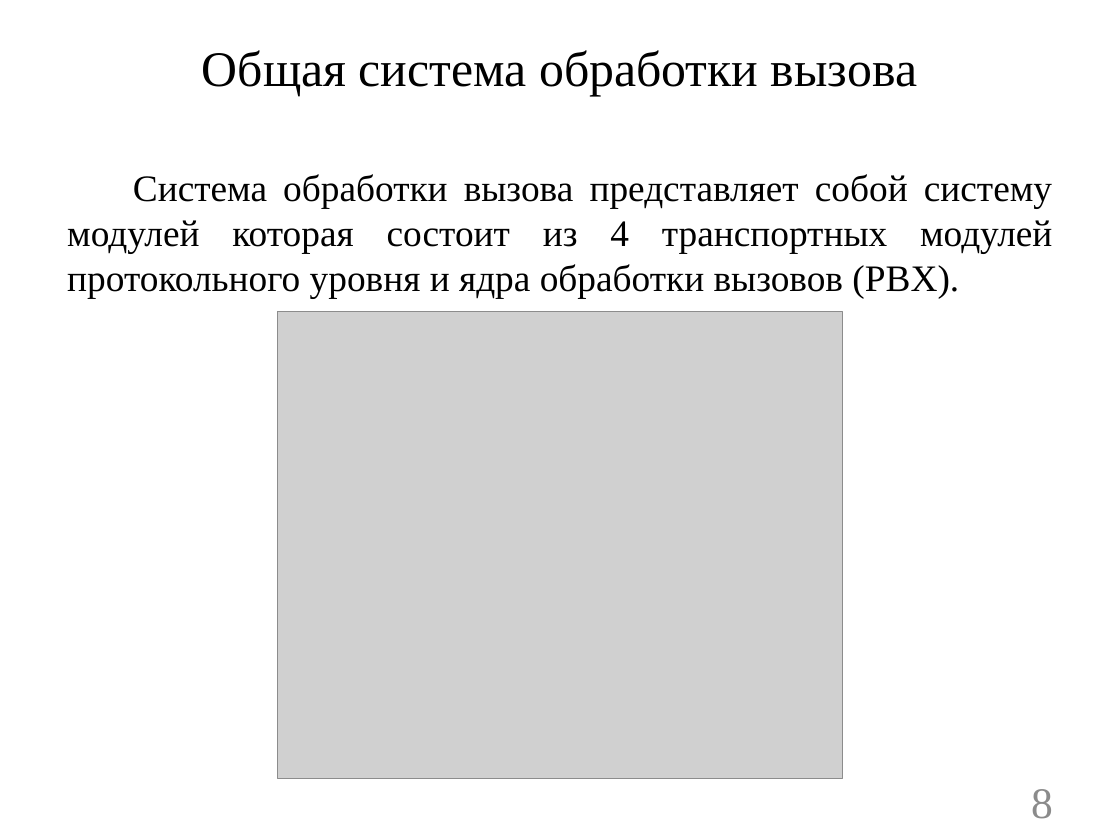
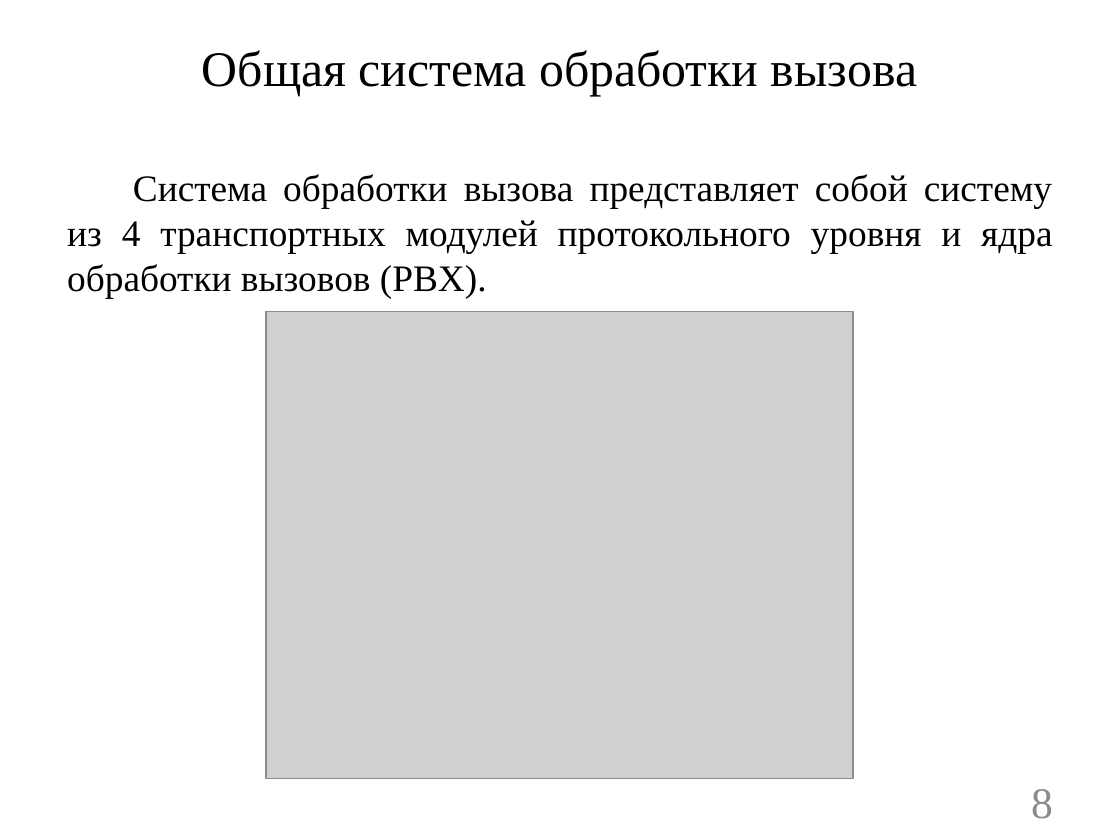
Before and after one commit to ALeschev/tunel, a slide deck: slide 8 of sibsutis/2015/dpl/DPL_pres.pptx. Drawn at 1120x840 pixels with LibreOffice and Linux fonts; fonts in the diff are those of the drawing; grey boxes stand for pictures; background and template pictures are left out. Boxes give left, top, right and bottom in pixels: in the first picture for what was removed or moved away, otherwise in the second. Text is boxed around its words. In the diff, an @@ line names an element or a change of style, - is before the commit and + after.

```diff
--- a/sibsutis/2015/dpl/DPL_pres.pptx
+++ b/sibsutis/2015/dpl/DPL_pres.pptx
@@ text at (67,174,1052,298): text changed @@
-Система обработки вызова представляет собой систему модулей которая состоит из 4 транспортных модулей протокольного уровня и ядра обработки вызовов (PBX).
+Система обработки вызова представляет собой систему из 4 транспортных модулей протокольного уровня и ядра обработки вызовов (PBX).
@@ picture: place and size @@
-picture at (278,311,842,778)
+picture at (267,311,853,778)
```
Also in this commit, not shown: 7 other slides changed, 1 slide added, 2 slides removed, 6 other files.
